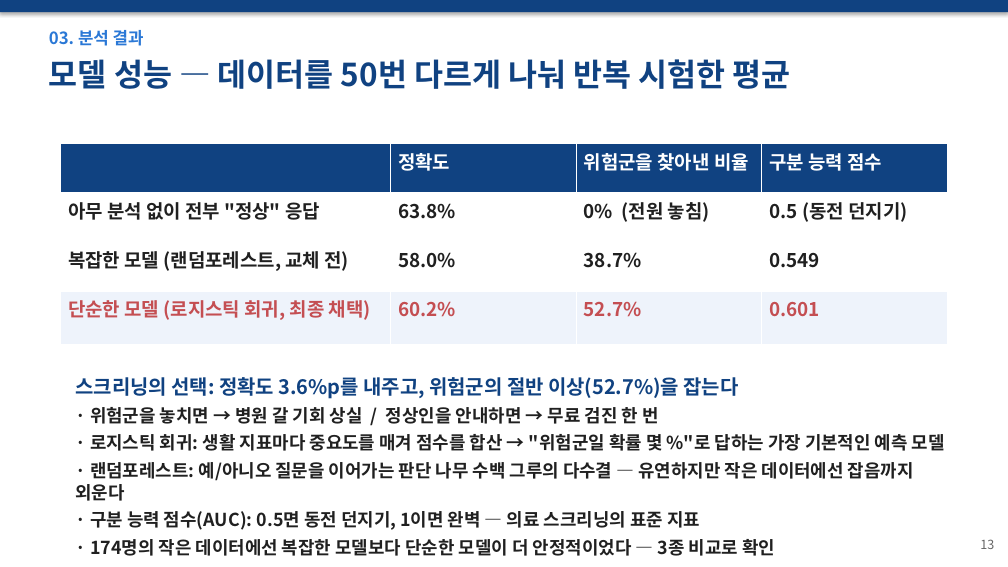
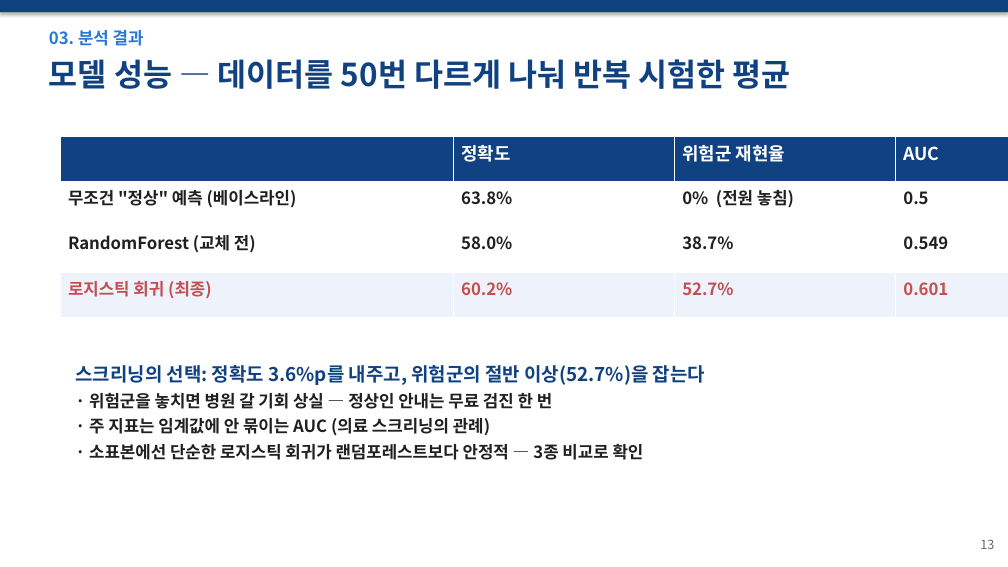
Before and after one commit to wpalswpa/dementia-screening, a slide deck: slide 13 of 발표자료_최종본_v2.pptx. Drawn at 1008x567 pixels with LibreOffice and Linux fonts; fonts in the diff are those of the drawing. Boxes give left, top, right and bottom in pixels: in the first picture for what was removed or moved away, otherwise in the second. Text is boxed around its words. In the diff, an @@ line names an element or a change of style, - is before the commit and + after.

Commit message:
발표자료 13페이지: 표·설명 재배치로 잘림 해결 (큰 글씨 유지)

```diff
--- a/발표자료_최종본_v2.pptx
+++ b/발표자료_최종본_v2.pptx
@@ table at (x1=60, y1=136, x2=1008, y2=318) @@
-row 1, column 3: 위험군을 찾아낸 비율
+row 1, column 3: 위험군 재현율
-row 1, column 4: 구분 능력 점수
+row 1, column 4: AUC
@@ row 2, column 1: "아무 분석 없이 전부 "정상" 응답" to "무조건 "정상" 예측 (베이스라인)" @@
-row 2, column 4: 0.5 (동전 던지기)
+row 2, column 4: 0.5
-row 3, column 1: 복잡한 모델 (랜덤포레스트, 교체 전)
+row 3, column 1: RandomForest (교체 전)
-row 4, column 1: 단순한 모델 (로지스틱 회귀, 최종 채택)
+row 4, column 1: 로지스틱 회귀 (최종)
@@ size 18 to 17 pt in "정확도" @@
@@ size 18 to 16 pt in "63.8%", "0% (전원 놓침)", "58.0%", "38.7%" and 4 more places @@
@@ table resized from (x1=60, y1=144, x2=949, y2=340) to (x1=60, y1=136, x2=1008, y2=318) @@
@@ text "스크리닝의 선택: 정확도 3.6%p를 내주고, ..." moved from (x1=75, y1=377, x2=945, y2=556) to (x1=75, y1=365, x2=705, y2=460) @@
@@ text at (x1=75, y1=365, x2=705, y2=385): size 19 to 18 pt in "스크리닝의 선택: 정확도 3.6%p를 내주고, 위험군의 절반 ..."; less space between paragraphs @@
@@ text at (x1=89, y1=393, x2=644, y2=460): text changed; size 17 to 16 pt @@
-· 위험군을 놓치면 → 병원 갈 기회 상실 / 정상인을 안내하면 → 무료 검진 한 번
-· 로지스틱 회귀: 생활 지표마다 중요도를 매겨 점수를 합산 → "위험군일 확률 몇 %"로 답하는 가장 기본적인 예측 모델
-· 랜덤포레스트: 예/아니오 질문을 이어가는 판단 나무 수백 그루의 다수결 — 유연하지만 작은 데이터에선 잡음까지 외운다
-· 구분 능력 점수(AUC): 0.5면 동전 던지기, 1이면 완벽 — 의료 스크리닝의 표준 지표
-· 174명의 작은 데이터에선 복잡한 모델보다 단순한 모델이 더 안정적이었다 — 3종 비교로 확인
+· 위험군을 놓치면 병원 갈 기회 상실 — 정상인 안내는 무료 검진 한 번
+· 주 지표는 임계값에 안 묶이는 AUC (의료 스크리닝의 관례)
+· 소표본에선 단순한 로지스틱 회귀가 랜덤포레스트보다 안정적 — 3종 비교로 확인
```
